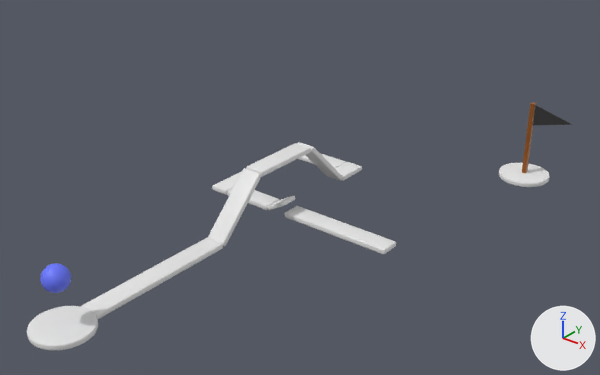
A saved change to the glTF model assets/level2.glb.
Before and after are seen from a 50 mm lens placed at (42.8, -27.1, 34.0), pointed at (5.3, 19.7, 4.9). The lights are fixed; the arrows at lower right show +X, +Y and +Z. Where no turn or scale is listed for an object, it has been applied to the vertices. Vertices at the same position are counted once.
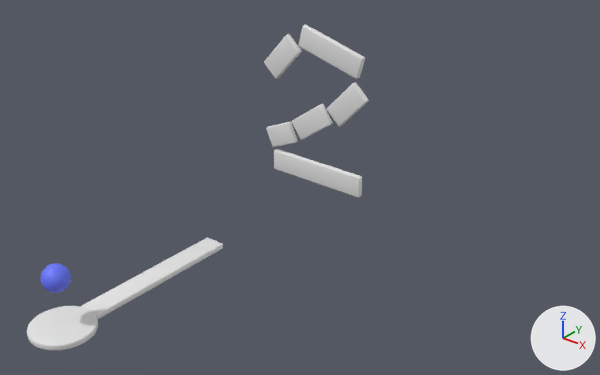
Where the newer file only moved an object's origin or applied its transform, the numbers keep the older frame.

Location of each change, (x1, y1, x2, y2) in pixels of the pictures (600 x 375 px; the box of a moved part takes in the faces that stretch with it):
'Cube.001', reshaped, moved, turned: before (208, 168, 262, 246); after (274, 149, 362, 198)
'Cube.002', reshaped (57% taller): before (246, 143, 311, 177); after (298, 25, 365, 79)
'Cube.009', deleted: before (284, 206, 396, 255)
'Cube.003', moved, turned: before (297, 142, 343, 181); after (264, 34, 302, 79)
'Cube.004', moved, turned: before (335, 162, 362, 181); after (327, 82, 369, 127)
'Cube.005', reshaped, moved, turned: before (298, 153, 346, 168); after (292, 104, 333, 140)
'Finish', deleted: before (499, 163, 550, 187)
'Cube.006', reshaped, moved, turned: before (212, 171, 273, 195); after (266, 122, 298, 147)
'Flag', deleted: before (522, 102, 572, 173)
'Cube.007', deleted: before (227, 188, 279, 210)
'Cube.008', deleted: before (267, 196, 296, 210)
part 1 of me_cube_001, moved or reshaped (not visible before): after (358, 176, 362, 198)
part 2 of me_cube_001, moved or reshaped: before (208, 168, 262, 245); after (274, 149, 360, 197)
part 5 of me_cube_013, moved or reshaped (not visible afterwards): before (212, 186, 227, 195)
part 6 of me_cube_013, moved or reshaped: before (213, 171, 273, 191); after (267, 122, 298, 147)

Edits to the bpy script that builds the scene:
```text
Change me_cube_001:
    where me_cube_001.from_pydata(...)  # 96 vertices, 188 faces; spans x -3.35..3.35, y -0.91..0.91, z -0.24..0.24
    used by ob_cube_001; location = (-0.02, 17.69, 2.32); rotation_euler = (0.0, -0.785, 1.571), in degrees (0, -45, 90)
    me_cube_001 part 1: all 48 vertices in x -3.35..-3.25, y -0.91..0.91, z -0.24..0.24 are moved by (-1.19, 0.0, 0.0)
    me_cube_001 part 2: all 48 vertices in x 3.25..3.35, y -0.91..0.91, z -0.24..0.24 are moved by (1.19, 0.0, 0.0)
Change me_cube_009:
    where me_cube_009.from_pydata(...)  # 96 vertices, 188 faces; spans x -0.91..0.91, y -3.35..3.35, z -0.24..0.24
    used by ob_cube_002; location = (-0.02, 23.54, 4.63)
    me_cube_009 part 3: the whole mesh is multiplied about its middle by the matrix ((0.266, -0.865, 0.0), (0.0, 0.0, -1.0), (0.964, 0.238, 0.0)), then moved by (5.37, 0.01, 10.64)
Change me_cube_012:
    where me_cube_012.from_pydata(...)  # 96 vertices, 188 faces; spans x -3.35..3.35, y -0.91..0.91, z -0.24..0.24
    used by ob_cube_005; location = (-4.31, 34.13, -0.08); rotation_euler = (0.0, 0.0, -3.142), in degrees (0, 0, -180)
    me_cube_012 part 4: all 48 vertices in x -3.35..-3.25, y -0.91..0.91, z -0.24..0.24 are moved by (1.48, 0.0, 0.0)
Change me_cube_013:
    where me_cube_013.from_pydata(...)  # 96 vertices, 188 faces; spans x -5.26..5.26, y -0.91..0.91, z -0.24..0.24
    used by ob_cube_006; location = (-6.69, 27.87, -0.08); rotation_euler = (0.0, 0.0, -1.571), in degrees (0, 0, -90)
    me_cube_013 part 5: all 48 vertices in x 5.16..5.26, y -0.91..0.91, z -0.24..0.24 are moved by (-3.87, 0.0, 0.0)
    me_cube_013 part 6: all 48 vertices in x -5.26..-5.16, y -0.91..0.91, z -0.24..0.24 are moved by (3.87, 0.0, 0.0)
Change ob_cube_001:
    ob_cube_001.location: (-0.02, 17.69, 2.32) -> (4.03, 23.55, 4.53)
    ob_cube_001.rotation_euler: (0.0, -0.785, 1.571) -> (1.571, -3.138, 0.0)  # degrees (0, -45, 90) -> degrees (90, -180, 0)
Change ob_cube_003:
    ob_cube_003.location: (-0.02, 29.41, 2.32) -> (0.42, 23.55, 13.91)
    ob_cube_003.rotation_euler: (0.0, -2.356, 1.571) -> (1.571, 2.303, 0.0)  # degrees (0, -135, 90) -> degrees (90, 132, 0)
Change ob_cube_004:
    ob_cube_004.location: (-0.02, 33.49, -0.08) -> (7.03, 23.55, 11.26)
    ob_cube_004.rotation_euler: (0.0, 0.0, 1.571) -> (1.571, 2.324, 0.0)  # degrees (0, 0, 90) -> degrees (90, 133, 0)
Change ob_cube_005:
    ob_cube_005.location: (-4.31, 34.13, -0.08) -> (3.51, 23.55, 8.94)
    ob_cube_005.rotation_euler: (0.0, 0.0, -3.142) -> (1.571, 2.522, 0.0)  # degrees (0, 0, -180) -> degrees (90, 144, 0)
Change ob_cube_006:
    ob_cube_006.location: (-6.69, 27.87, -0.08) -> (0.26, 23.55, 7.01)
    ob_cube_006.rotation_euler: (0.0, 0.0, -1.571) -> (1.571, 2.736, 0.0)  # degrees (0, 0, -90) -> degrees (90, 157, 0)
Remove ob_cube_007:
    ob_cube_007 = bpy.data.objects.new('Cube.007', me_cube_014)
    ob_cube_007.location = (-3.27, 23.56, -0.08)
Remove ob_cube_008:
    ob_cube_008 = bpy.data.objects.new('Cube.008', me_cube_015)
    ob_cube_008.location = (0.13, 23.56, 0.4)
Remove ob_cube_009:
    ob_cube_009 = bpy.data.objects.new('Cube.009', me_cube_016)
    ob_cube_009.location = (6.45, 23.55, -0.08)
Remove ob_finish:
    ob_finish = bpy.data.objects.new('Finish', me_cylinder_001)
    ob_finish.location = (14.06, 43.47, 0.0)
Remove ob_flag:
    ob_flag = bpy.data.objects.new('Flag', me_flag)
    ob_flag.location = (14.44, 43.51, 4.37)
```
